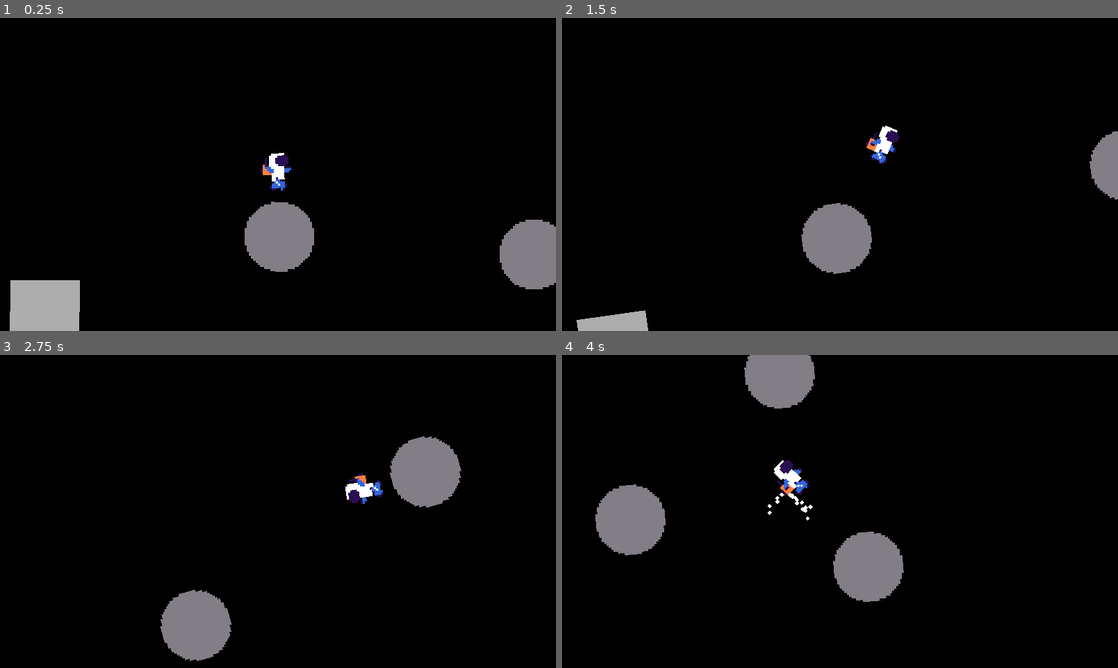
Above: before the commit, frames 1-4 (two rows, left to right).
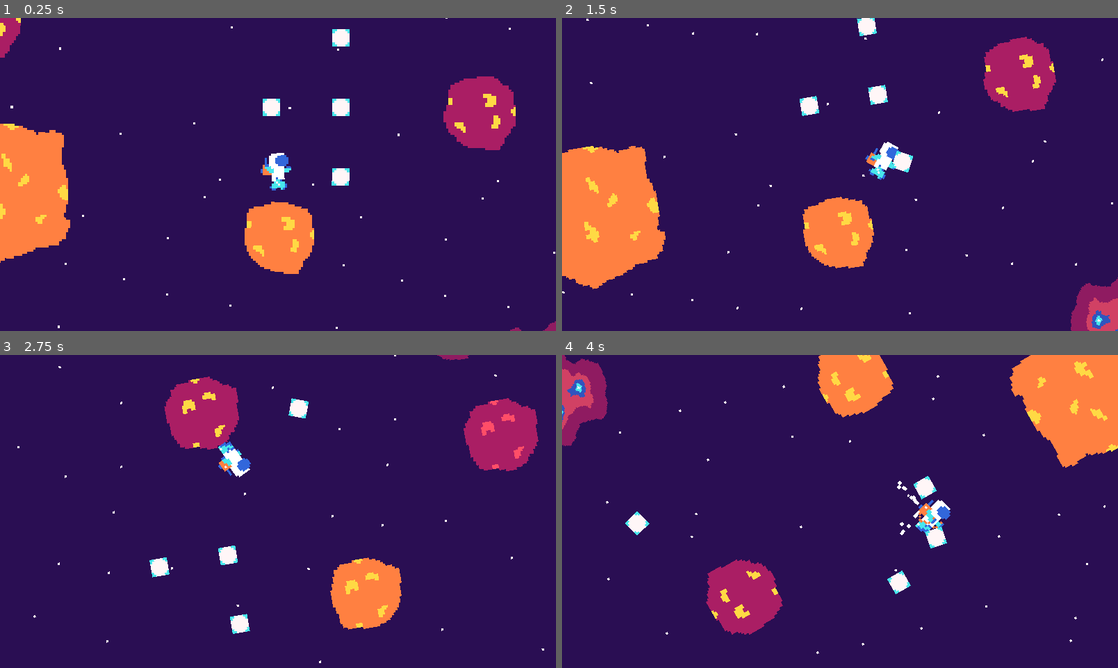
Above: after the commit, the same moments.

Repository: albielee/spacethroughway
Game: Godot game, scene res://World.tscn
Two runs of this game, one before a commit and one after it. Both use one fixed random seed, a clock stepped at 60 frames per second and the inputs below.
Inputs:
- Up to frame 1 (0.25 s): no input
- Up to frame 2 (1.5 s): hold Up (ui_up) 0.53-1.28 s; hold Right (ui_right) from 0.53 s (still down); tap Up (ui_up) at 1.35 s
- Up to frame 3 (2.75 s): tap Up (ui_up) at 1.52, 1.82 s; release Right (ui_right) at 2.03 s; hold Left (ui_left) from 2.03 s (still down); hold Up (ui_up) from 2.03 s (still down)
- Up to frame 4 (4 s): release Left (ui_left) at 2.78 s; release Up (ui_up) at 2.78 s; hold Right (ui_right) from 2.78 s (still down); tap Up (ui_up) at 2.85, 3.02, 3.32 s; hold Up (ui_up) from 3.53 s (still down)

The runs differ from the first frame. In frame 1, 100% of the frame differs, in the area x 0-100%, y 0-100%; in frame 2, 100%; in frame 3, 100%; in frame 4, 100%.

Commit message:
Game Build 0.06
Fixes, different planets + sizes

Diff:
--- /dev/null
+++ b/Box.gd
@@ -0,0 +1,78 @@
+extends RigidBody2D
+
+
+var rot = 0
+var speed = Vector2.ZERO
+var velocity = Vector2()
+var closestPlanet = null
+var inSpace = true
+
+const TurnTowards = preload("res://turn_towards.gd")
+
+onready var turn_towards = TurnTowards.new()
+
+# Called when the node enters the scene tree for the first time.
+func _ready():
+	set_linear_damp(0.5)
+
+
+func _physics_process(delta):
+	inSpace = true
+	var nextPlanet = get_closest_planet()
+	#Switch area state
+	if(nextPlanet.is_in_gravity_field(get_global_position())):
+		inSpace = false
+		#If changing planet
+		if(nextPlanet != closestPlanet):
+			closestPlanet = nextPlanet
+	var maxV = 50
+	if(!inSpace):
+		applyPlanetGravity(delta)
+		velocity = Vector2(speed.x * delta, speed.y * delta)
+		velocity.x = clamp(velocity.x, -maxV, maxV)
+		velocity.y = clamp(velocity.y, -maxV, maxV)
+		velocity = velocity.rotated(rot)
+		#Rotate player towards planet
+		if(closestPlanet):
+			var planetT = closestPlanet.gravityCentre.get_global_position()
+			var smoothForce = 500
+			var smooth = smoothForce/(get_global_position().distance_to(closestPlanet.get_global_position()))
+			rot = turn_towards.turn_towards(rot, get_global_position(), planetT, smooth * delta)
+		else:
+			rot = get_rotation()
+
+		#Set rotation
+		set_rotation(rot)
+	else:
+		velocity = Vector2.ZERO
+	#Set rotation and rotation of velocity vector
+	var vx = get_linear_velocity().x
+	var vy = get_linear_velocity().y
+	if(abs(vx) > maxV):
+		set_linear_velocity(Vector2(sign(vx)*maxV,vy))
+	if(abs(vy) > maxV):
+		set_linear_velocity(Vector2(vx,sign(vy)*maxV))
+
+	set_applied_force(velocity)
+
+
+func applyPlanetGravity(delta):
+	if(closestPlanet != null):
+		var pos = get_global_position()
+		if(closestPlanet.is_in_gravity_field(pos)):
+			speed.y += closestPlanet.gravityForce / (pos.distance_to(closestPlanet.get_global_position())-closestPlanet.radius)
+
+func get_closest_planet():
+	var distance = -1
+	var foundPlanet = null
+
+	for planet in get_tree().get_nodes_in_group("Planet"):
+		if(planet.gravityCentre):
+			if(distance < 0):
+				foundPlanet = planet
+				distance = planet.gravityCentre.get_global_position().distance_to(get_global_position())
+			elif(distance > planet.gravityCentre.get_global_position().distance_to(get_global_position())):
+				foundPlanet = planet
+				distance = planet.gravityCentre.get_global_position().distance_to(get_global_position())
+
+	return foundPlanet
--- /dev/null
+++ b/Box.tscn
@@ -0,0 +1,18 @@
+[gd_scene load_steps=4 format=2]
+
+[ext_resource path="res://Box.gd" type="Script" id=1]
+[ext_resource path="res://box_1.png" type="Texture" id=2]
+
+[sub_resource type="RectangleShape2D" id=1]
+extents = Vector2( 8, 8 )
+
+[node name="Box" type="RigidBody2D"]
+gravity_scale = 0.0
+script = ExtResource( 1 )
+
+[node name="CollisionShape2D" type="CollisionShape2D" parent="."]
+scale = Vector2( 0.5, 0.5 )
+shape = SubResource( 1 )
+
+[node name="Sprite" type="Sprite" parent="."]
+texture = ExtResource( 2 )
--- a/Camera.gd
+++ b/Camera.gd
@@ -20,13 +20,6 @@
 	limit_right = bottomRight.position.x
 
 func _physics_process(delta):
-	#viewport.rotated(player[0].rotation)
-	#set_global_transform(Transform2D(player[0].rotation, player[0].get_global_position()))
-	#print(player[0].rotation)
 	set_global_position(player[0].get_global_position())
 	rot = turn_towards.rot_towards(rot, player[0].get_rotation(), delta)
-	#rotation = lerp(rotation, player[0].rotation, maxRotateSpeed)
-	#print(rot)
-	print(get_global_position()-player[0].get_global_position())
 	set_rotation(rot)
-	#rotate(player[0].rotation)
--- a/Planet.gd
+++ b/Planet.gd
@@ -1,33 +1,53 @@
 extends RigidBody2D
 
-export var effectRadius = 100
-export var radius = 16
 export var gravityForce = 100
 export var orbitRadius = 100
-export var orbitSpeed = 5
 export var orbitTime = 10
 export var orbitDirection = 1
+export var planetType = 0
 
 onready var gravityCentre = $GravityCentre
 onready var atmos = $Atmosphere
 onready var originalPosition = transform.origin
+onready var collisionRadius = get_node("Radius").duplicate()
 
 var velocity = Vector2.ZERO
 var rot = 0
 var angularSpeed = 0
+var radius = 0
+var effectRadius = 64
 
 
 func _ready():
 	atmos.set_gravity_is_point(true)
+
+	var changeType = 0
+	if(planetType <= 3):
+		$Back.set_animation("Small")
+		$Front.set_animation("Small")
+		radius = 15
+		effectRadius = radius*2.5
+	if(planetType > 3 && planetType <= 8):
+		$Back.set_animation("Medium")
+		$Front.set_animation("Medium")
+
+		radius = 30
+		effectRadius = radius*2.5
+		changeType = 4
+
+	collisionRadius.get_shape().set_radius(radius)
+	set_mode(MODE_KINEMATIC)
 	atmos.get_node("GravityEffect").get_shape().set_radius(effectRadius)
-	get_node("Radius").get_shape().set_radius(radius)
-	set_mode(MODE_KINEMATIC)
-	#set_position(Vector2(orbitRadius,0))
+	#Set planet sprite
+	$Back.frame = planetType-changeType
+	$Front.frame = planetType-changeType
+	#Set sprite depths
+	$Front.z_index = 1000
 
 func _physics_process(delta):
 	#If this planet orbits anything
 	if(orbitRadius):
-		rot += delta
+		rot += (delta*60) / orbitTime
 		var v = (2*PI*orbitRadius) / orbitTime
 		velocity = Vector2(v * sin(rot), v * cos(rot))
 
--- a/Planet.tscn
+++ b/Planet.tscn
@@ -1,13 +1,82 @@
-[gd_scene load_steps=5 format=2]
+[gd_scene load_steps=20 format=2]
 
 [ext_resource path="res://Planet.gd" type="Script" id=1]
-[ext_resource path="res://circle.png" type="Texture" id=2]
+[ext_resource path="res://Planets/planet-sheet.png" type="Texture" id=2]
+[ext_resource path="res://Planets/planet_front-sheet.png" type="Texture" id=3]
+[ext_resource path="res://Planets/planet_medium_back.png" type="Texture" id=4]
+[ext_resource path="res://Planets/planet_medium_front.png" type="Texture" id=5]
 
 [sub_resource type="CircleShape2D" id=1]
-radius = 16.5936
+radius = 32.0
+
+[sub_resource type="AtlasTexture" id=15]
+atlas = ExtResource( 4 )
+region = Rect2( 0, 0, 68, 68 )
+
+[sub_resource type="AtlasTexture" id=3]
+atlas = ExtResource( 2 )
+region = Rect2( 0, 0, 38, 38 )
+
+[sub_resource type="AtlasTexture" id=4]
+atlas = ExtResource( 2 )
+region = Rect2( 38, 0, 38, 38 )
+
+[sub_resource type="AtlasTexture" id=5]
+atlas = ExtResource( 2 )
+region = Rect2( 76, 0, 38, 38 )
+
+[sub_resource type="AtlasTexture" id=6]
+atlas = ExtResource( 2 )
+region = Rect2( 114, 0, 38, 38 )
+
+[sub_resource type="SpriteFrames" id=7]
+animations = [ {
+"frames": [ SubResource( 15 ) ],
+"loop": true,
+"name": "Medium",
+"speed": 5.0
+}, {
+"frames": [ SubResource( 3 ), SubResource( 4 ), SubResource( 5 ), SubResource( 6 ) ],
+"loop": true,
+"name": "Small",
+"speed": 0.0
+} ]
 
 [sub_resource type="CircleShape2D" id=2]
 radius = 46.1395
+
+[sub_resource type="AtlasTexture" id=14]
+atlas = ExtResource( 5 )
+region = Rect2( 0, 0, 68, 68 )
+
+[sub_resource type="AtlasTexture" id=8]
+atlas = ExtResource( 3 )
+region = Rect2( 0, 0, 38, 38 )
+
+[sub_resource type="AtlasTexture" id=9]
+atlas = ExtResource( 3 )
+region = Rect2( 38, 0, 38, 38 )
+
+[sub_resource type="AtlasTexture" id=10]
+atlas = ExtResource( 3 )
+region = Rect2( 76, 0, 38, 38 )
+
+[sub_resource type="AtlasTexture" id=11]
+atlas = ExtResource( 3 )
+region = Rect2( 114, 0, 38, 38 )
+
+[sub_resource type="SpriteFrames" id=12]
+animations = [ {
+"frames": [ SubResource( 14 ) ],
+"loop": true,
+"name": "Medium",
+"speed": 5.0
+}, {
+"frames": [ SubResource( 8 ), SubResource( 9 ), SubResource( 10 ), SubResource( 11 ) ],
+"loop": true,
+"name": "Small",
+"speed": 0.0
+} ]
 
 [node name="Planet" type="RigidBody2D" groups=[
 "Planet",
@@ -17,8 +86,9 @@
 [node name="Radius" type="CollisionShape2D" parent="."]
 shape = SubResource( 1 )
 
-[node name="Sprite" type="Sprite" parent="."]
-texture = ExtResource( 2 )
+[node name="Back" type="AnimatedSprite" parent="."]
+frames = SubResource( 7 )
+animation = "Small"
 
 [node name="Atmosphere" type="Area2D" parent="."]
 
@@ -28,3 +98,7 @@
 shape = SubResource( 2 )
 
 [node name="GravityCentre" type="Position2D" parent="."]
+
+[node name="Front" type="AnimatedSprite" parent="."]
+frames = SubResource( 12 )
+animation = "Small"
--- a/Player.gd
+++ b/Player.gd
@@ -54,8 +54,10 @@
 			closestPlanet = nextPlanet
 
 			#invert y velocity so player moves towards planet centre
-			speed.y = -speed.y
-			speed.x = -speed.x
+			if(speed.y < 0):
+				speed.y = -speed.y
+			if(speed.x < 0):
+				speed.x = -speed.x
 	elif(stateDelay == 0):
 		state = SPACE
 
@@ -181,7 +183,6 @@
 	if(flr):
 		if(Input.is_action_pressed("ui_up")):
 			speed.y = -JUMP_SPEED
-			print(speed.y)
 		else:
 			speed.y += JUMP_SPEED * delta
 	speed.y = clamp(speed.y, -MAX_VERTICAL_SPEED, MAX_VERTICAL_SPEED)
@@ -195,7 +196,7 @@
 func applyPlanetGravity(delta):
 	if(closestPlanet != null):
 		var pos = get_global_position()
-		if(closestPlanet.is_in_gravity_field(pos)):
+		if(closestPlanet.is_in_gravity_field(pos) and !is_on_floor()):
 			speed.y += closestPlanet.gravityForce / (pos.distance_to(closestPlanet.get_global_position())-closestPlanet.radius)
 
 func get_gravity_vector(planet):
--- a/Player.tscn
+++ b/Player.tscn
@@ -26,90 +26,90 @@
 damping = 72.41
 scale = 1.5
 
-[sub_resource type="AtlasTexture" id=14]
-atlas = ExtResource( 4 )
-region = Rect2( 16, 0, 16, 20 )
-
-[sub_resource type="AtlasTexture" id=13]
-atlas = ExtResource( 4 )
-region = Rect2( 0, 0, 16, 20 )
-
-[sub_resource type="AtlasTexture" id=15]
+[sub_resource type="AtlasTexture" id=3]
 atlas = ExtResource( 5 )
-region = Rect2( 0, 0, 16, 20 )
-
-[sub_resource type="AtlasTexture" id=3]
-atlas = ExtResource( 3 )
 region = Rect2( 0, 0, 16, 20 )
 
 [sub_resource type="AtlasTexture" id=4]
 atlas = ExtResource( 3 )
+region = Rect2( 0, 0, 16, 20 )
+
+[sub_resource type="AtlasTexture" id=5]
+atlas = ExtResource( 4 )
 region = Rect2( 16, 0, 16, 20 )
 
-[sub_resource type="AtlasTexture" id=16]
+[sub_resource type="AtlasTexture" id=6]
+atlas = ExtResource( 4 )
+region = Rect2( 0, 0, 16, 20 )
+
+[sub_resource type="AtlasTexture" id=7]
+atlas = ExtResource( 3 )
+region = Rect2( 0, 0, 16, 20 )
+
+[sub_resource type="AtlasTexture" id=8]
+atlas = ExtResource( 3 )
+region = Rect2( 16, 0, 16, 20 )
+
+[sub_resource type="AtlasTexture" id=9]
 atlas = ExtResource( 5 )
 region = Rect2( 0, 0, 16, 20 )
 
-[sub_resource type="AtlasTexture" id=5]
+[sub_resource type="AtlasTexture" id=10]
 atlas = ExtResource( 1 )
 region = Rect2( 0, 0, 16, 20 )
 
-[sub_resource type="AtlasTexture" id=6]
+[sub_resource type="AtlasTexture" id=11]
 atlas = ExtResource( 1 )
 region = Rect2( 16, 0, 16, 20 )
 
-[sub_resource type="AtlasTexture" id=7]
+[sub_resource type="AtlasTexture" id=12]
 atlas = ExtResource( 1 )
 region = Rect2( 32, 0, 16, 20 )
 
-[sub_resource type="AtlasTexture" id=8]
+[sub_resource type="AtlasTexture" id=13]
 atlas = ExtResource( 1 )
 region = Rect2( 48, 0, 16, 20 )
 
-[sub_resource type="AtlasTexture" id=9]
+[sub_resource type="AtlasTexture" id=14]
 atlas = ExtResource( 1 )
 region = Rect2( 64, 0, 16, 20 )
 
-[sub_resource type="AtlasTexture" id=10]
+[sub_resource type="AtlasTexture" id=15]
 atlas = ExtResource( 1 )
 region = Rect2( 80, 0, 16, 20 )
 
-[sub_resource type="AtlasTexture" id=11]
-atlas = ExtResource( 3 )
-region = Rect2( 0, 0, 16, 20 )
-
-[sub_resource type="AtlasTexture" id=12]
+[sub_resource type="AtlasTexture" id=16]
 atlas = ExtResource( 3 )
 region = Rect2( 32, 0, 16, 20 )
 
-[sub_resource type="SpriteFrames" id=2]
+[sub_resource type="SpriteFrames" id=17]
 animations = [ {
-"frames": [ SubResource( 14 ), SubResource( 13 ) ],
+"frames": [ SubResource( 3 ) ],
+"loop": true,
+"name": "Middle",
+"speed": 5.0
+}, {
+"frames": [ SubResource( 4 ) ],
+"loop": true,
+"name": "Idle",
+"speed": 5.0
+}, {
+"frames": [ SubResource( 5 ), SubResource( 6 ) ],
 "loop": false,
 "name": "Space",
 "speed": 12.0
 }, {
-"frames": [ SubResource( 15 ) ],
-"loop": true,
-"name": "Middle",
-"speed": 5.0
-}, {
-"frames": [ SubResource( 3 ), SubResource( 4 ) ],
+"frames": [ SubResource( 7 ), SubResource( 8 ) ],
 "loop": false,
 "name": "Jump",
 "speed": 12.0
 }, {
-"frames": [ SubResource( 16 ), SubResource( 5 ), SubResource( 6 ), SubResource( 7 ), SubResource( 8 ), SubResource( 9 ), SubResource( 10 ) ],
+"frames": [ SubResource( 9 ), SubResource( 10 ), SubResource( 11 ), SubResource( 12 ), SubResource( 13 ), SubResource( 14 ), SubResource( 15 ) ],
 "loop": false,
 "name": "Run",
 "speed": 12.0
 }, {
-"frames": [ SubResource( 11 ) ],
-"loop": true,
-"name": "Idle",
-"speed": 5.0
-}, {
-"frames": [ SubResource( 12 ) ],
+"frames": [ SubResource( 16 ) ],
 "loop": true,
 "name": "Fall",
 "speed": 10.0
@@ -158,10 +158,10 @@
 lifetime = 0.2
 explosiveness = 0.12
 randomness = 0.38
-process_material = SubResource( 31 )
+process_material = SubResource( 2 )
 
 [node name="AnimatedSprite" type="AnimatedSprite" parent="."]
-frames = SubResource( 2 )
+frames = SubResource( 17 )
 animation = "Space"
 frame = 1
 playing = true
--- a/World.tscn
+++ b/World.tscn
@@ -1,27 +1,96 @@
-[gd_scene load_steps=7 format=2]
+[gd_scene load_steps=27 format=2]
 
 [ext_resource path="res://Player.tscn" type="PackedScene" id=1]
-[ext_resource path="res://New Piskel.png" type="Texture" id=2]
+[ext_resource path="res://Planet.gd" type="Script" id=2]
 [ext_resource path="res://JungleDirtTileSet.tres" type="TileSet" id=3]
 [ext_resource path="res://Planet.tscn" type="PackedScene" id=4]
 [ext_resource path="res://Camera.tscn" type="PackedScene" id=5]
-
-[sub_resource type="RectangleShape2D" id=1]
-extents = Vector2( 15.4854, 15.203 )
+[ext_resource path="res://space_background.png" type="Texture" id=6]
+[ext_resource path="res://Box.tscn" type="PackedScene" id=7]
+[ext_resource path="res://nebula_1.png" type="Texture" id=8]
+[ext_resource path="res://Planets/planet_front-sheet.png" type="Texture" id=9]
+[ext_resource path="res://Planets/planet-sheet.png" type="Texture" id=10]
+[ext_resource path="res://Planets/planet_medium_back.png" type="Texture" id=11]
+[ext_resource path="res://Planets/planet_medium_front.png" type="Texture" id=12]
+
+[sub_resource type="CircleShape2D" id=1]
+radius = 32.0
+
+[sub_resource type="AtlasTexture" id=15]
+atlas = ExtResource( 11 )
+region = Rect2( 0, 0, 68, 68 )
+
+[sub_resource type="AtlasTexture" id=3]
+atlas = ExtResource( 10 )
+region = Rect2( 0, 0, 38, 38 )
+
+[sub_resource type="AtlasTexture" id=4]
+atlas = ExtResource( 10 )
+region = Rect2( 38, 0, 38, 38 )
+
+[sub_resource type="AtlasTexture" id=5]
+atlas = ExtResource( 10 )
+region = Rect2( 76, 0, 38, 38 )
+
+[sub_resource type="AtlasTexture" id=6]
+atlas = ExtResource( 10 )
+region = Rect2( 114, 0, 38, 38 )
+
+[sub_resource type="SpriteFrames" id=7]
+animations = [ {
+"frames": [ SubResource( 15 ) ],
+"loop": true,
+"name": "Medium",
+"speed": 5.0
+}, {
+"frames": [ SubResource( 3 ), SubResource( 4 ), SubResource( 5 ), SubResource( 6 ) ],
+"loop": true,
+"name": "Small",
+"speed": 0.0
+} ]
+
+[sub_resource type="CircleShape2D" id=2]
+radius = 46.1395
+
+[sub_resource type="AtlasTexture" id=14]
+atlas = ExtResource( 12 )
+region = Rect2( 0, 0, 68, 68 )
+
+[sub_resource type="AtlasTexture" id=8]
+atlas = ExtResource( 9 )
+region = Rect2( 0, 0, 38, 38 )
+
+[sub_resource type="AtlasTexture" id=9]
+atlas = ExtResource( 9 )
+region = Rect2( 38, 0, 38, 38 )
+
+[sub_resource type="AtlasTexture" id=10]
+atlas = ExtResource( 9 )
+region = Rect2( 76, 0, 38, 38 )
+
+[sub_resource type="AtlasTexture" id=11]
+atlas = ExtResource( 9 )
+region = Rect2( 114, 0, 38, 38 )
+
+[sub_resource type="SpriteFrames" id=12]
+animations = [ {
+"frames": [ SubResource( 14 ) ],
+"loop": true,
+"name": "Medium",
+"speed": 5.0
+}, {
+"frames": [ SubResource( 8 ), SubResource( 9 ), SubResource( 10 ), SubResource( 11 ) ],
+"loop": true,
+"name": "Small",
+"speed": 0.0
+} ]
 
 [node name="World" type="Node"]
 
-[node name="Platform" type="StaticBody2D" parent="."]
-position = Vector2( -295.89, -63.9058 )
-__meta__ = {
-"_edit_group_": true
-}
-
-[node name="CollisionShape2D" type="CollisionShape2D" parent="Platform"]
-shape = SubResource( 1 )
-
-[node name="Sprite" type="Sprite" parent="Platform"]
-texture = ExtResource( 2 )
+[node name="StarsBackground" type="Sprite" parent="."]
+texture = ExtResource( 6 )
+region_enabled = true
+region_rect = Rect2( 0, 0, 4080, 4080 )
 
 [node name="Camera2D" parent="." instance=ExtResource( 5 )]
 position = Vector2( -188.813, -129.035 )
@@ -42,24 +111,90 @@
 "_edit_lock_": true
 }
 
-[node name="Planet" parent="." instance=ExtResource( 4 )]
+[node name="Sprite" type="Sprite" parent="."]
+position = Vector2( -64, -32 )
+scale = Vector2( 0.5, 0.5 )
+texture = ExtResource( 8 )
+
+[node name="Planets" type="Node" parent="."]
+
+[node name="Planet" parent="Planets" instance=ExtResource( 4 )]
 position = Vector2( -188.025, -100.373 )
-effectRadius = 40
 orbitRadius = 0
 
-[node name="Planet2" parent="." instance=ExtResource( 4 )]
-position = Vector2( -76.9067, -117.041 )
-effectRadius = 40
+[node name="Planet5" type="RigidBody2D" parent="Planets" groups=[
+"Planet",
+]]
+position = Vector2( -320, -160 )
+script = ExtResource( 2 )
+orbitRadius = 1000
+orbitTime = 160
+planetType = 5
+
+[node name="Radius" type="CollisionShape2D" parent="Planets/Planet5"]
+shape = SubResource( 1 )
+
+[node name="Back" type="AnimatedSprite" parent="Planets/Planet5"]
+frames = SubResource( 7 )
+animation = "Medium"
+
+[node name="Atmosphere" type="Area2D" parent="Planets/Planet5"]
+
+[node name="GravityEffect" type="CollisionShape2D" parent="Planets/Planet5/Atmosphere"]
+modulate = Color( 0.0941176, 0.584314, 0.172549, 1 )
+self_modulate = Color( 0.219608, 0.831373, 0.329412, 1 )
+shape = SubResource( 2 )
+
+[node name="GravityCentre" type="Position2D" parent="Planets/Planet5"]
+
+[node name="Front" type="AnimatedSprite" parent="Planets/Planet5"]
+frames = SubResource( 12 )
+animation = "Medium"
+__meta__ = {
+"_edit_group_": true
+}
+
+[node name="Planet2" parent="Planets" instance=ExtResource( 4 )]
+position = Vector2( -96, -160 )
 orbitRadius = 40
-
-[node name="Planet3" parent="." instance=ExtResource( 4 )]
+orbitTime = 100
+planetType = 1
+
+[node name="Planet6" parent="Planets" instance=ExtResource( 4 )]
+position = Vector2( -320, -160 )
+orbitRadius = -1000
+orbitTime = 160
+planetType = 1
+
+[node name="Planet3" parent="Planets" instance=ExtResource( 4 )]
 position = Vector2( -126.797, -26.1691 )
-effectRadius = 40
 orbitRadius = 0
+planetType = 2
+
+[node name="Planet4" parent="Planets" instance=ExtResource( 4 )]
+position = Vector2( 32, -32 )
+orbitRadius = 1000
+orbitTime = 162
+orbitDirection = -1
+planetType = 3
 
 [node name="Player" parent="." groups=[
 "Player",
 ] instance=ExtResource( 1 )]
 position = Vector2( -188.813, -129.035 )
 
+[node name="Boxes" type="Node" parent="."]
+
+[node name="Box" parent="Boxes" instance=ExtResource( 7 )]
+position = Vector2( -192, -160 )
+
+[node name="Box2" parent="Boxes" instance=ExtResource( 7 )]
+position = Vector2( -160, -128 )
+
+[node name="Box3" parent="Boxes" instance=ExtResource( 7 )]
+position = Vector2( -160, -160 )
+
+[node name="Box4" parent="Boxes" instance=ExtResource( 7 )]
+position = Vector2( -160, -192 )
+
 [editable path="Camera2D"]
Binary file added: Planets/planet-sheet.png
Not shown, added: Planets/planet-sheet.png.import
Binary file added: Planets/planet_1.ase
Binary file added: Planets/planet_1.png
Not shown, added: Planets/planet_1.png.import
Binary file added: Planets/planet_1_back.ase
Binary file added: Planets/planet_1_front.ase
Binary file added: Planets/planet_1_front.png
Not shown, added: Planets/planet_1_front.png.import
Binary file added: Planets/planet_2.png
Not shown, added: Planets/planet_2.png.import
Binary file added: Planets/planet_2_back.ase
(and 38 more such lines)
